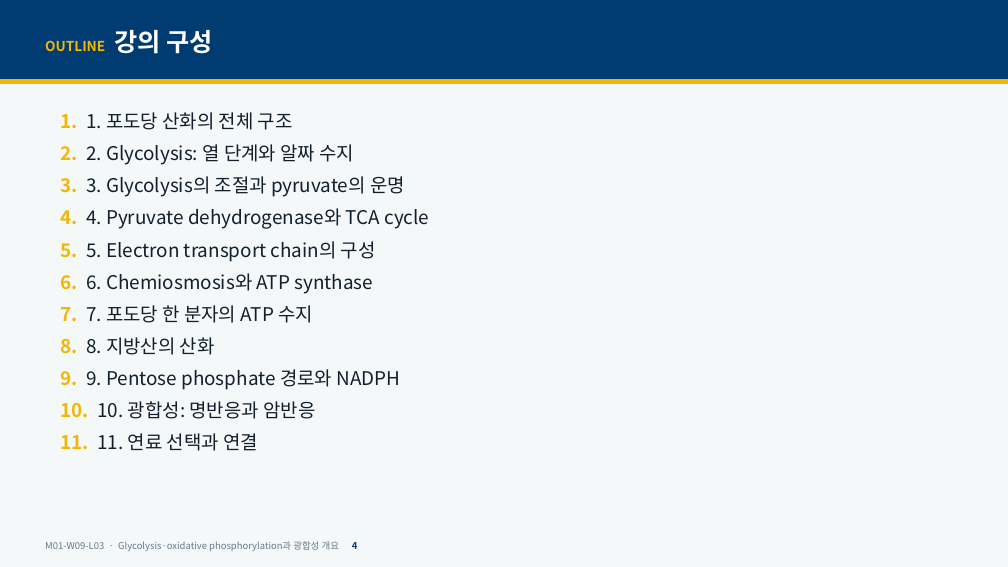
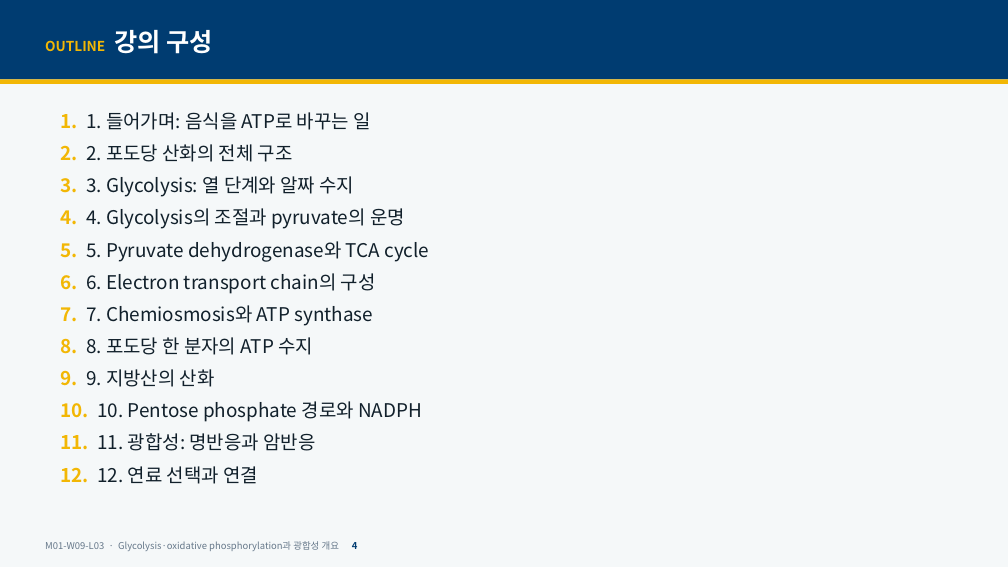
Before and after one commit to hoperiasd2/hoperiasd2.github.io, a slide deck: slide 4 of curriculum/M01/W09/L03/slides.pptx. Drawn at 1008x567 pixels with LibreOffice and Linux fonts; fonts in the diff are those of the drawing. Boxes give left, top, right and bottom in pixels: in the first picture for what was removed or moved away, otherwise in the second. Text is boxed around its words. In the diff, an @@ line names an element or a change of style, - is before the commit and + after.

```diff
--- a/curriculum/M01/W09/L03/slides.pptx
+++ b/curriculum/M01/W09/L03/slides.pptx
@@ text at (60,112,429,484): text changed @@
-1. 1. 포도당 산화의 전체 구조
-2. 2. Glycolysis: 열 단계와 알짜 수지
-3. 3. Glycolysis의 조절과 pyruvate의 운명
-4. 4. Pyruvate dehydrogenase와 TCA cycle
-5. 5. Electron transport chain의 구성
-6. 6. Chemiosmosis와 ATP synthase
-7. 7. 포도당 한 분자의 ATP 수지
-8. 8. 지방산의 산화
-9. 9. Pentose phosphate 경로와 NADPH
-10. 10. 광합성: 명반응과 암반응
-11. 11. 연료 선택과 연결
+1. 1. 들어가며: 음식을 ATP로 바꾸는 일
+2. 2. 포도당 산화의 전체 구조
+3. 3. Glycolysis: 열 단계와 알짜 수지
+4. 4. Glycolysis의 조절과 pyruvate의 운명
+5. 5. Pyruvate dehydrogenase와 TCA cycle
+6. 6. Electron transport chain의 구성
+7. 7. Chemiosmosis와 ATP synthase
+8. 8. 포도당 한 분자의 ATP 수지
+9. 9. 지방산의 산화
+10. 10. Pentose phosphate 경로와 NADPH
+11. 11. 광합성: 명반응과 암반응
+12. 12. 연료 선택과 연결
```
Also in this commit, not shown: 54 other slides changed, 1 slide added, 2 slides removed, 13 other files.
